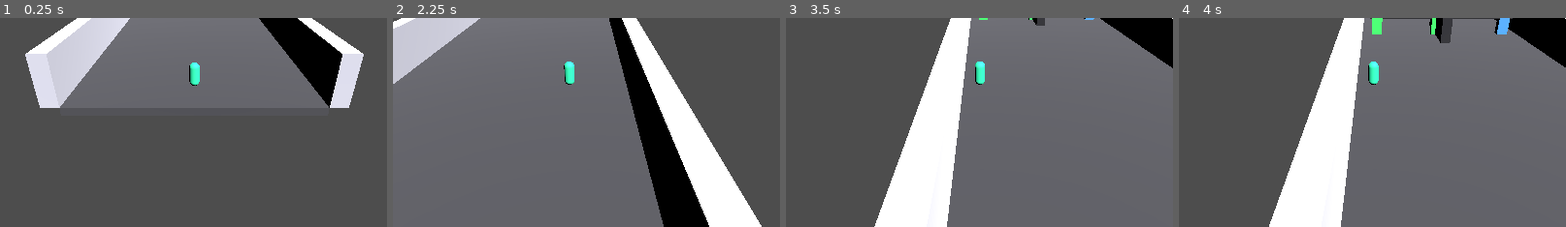
Above: before the commit, frames 1-4 (left to right).
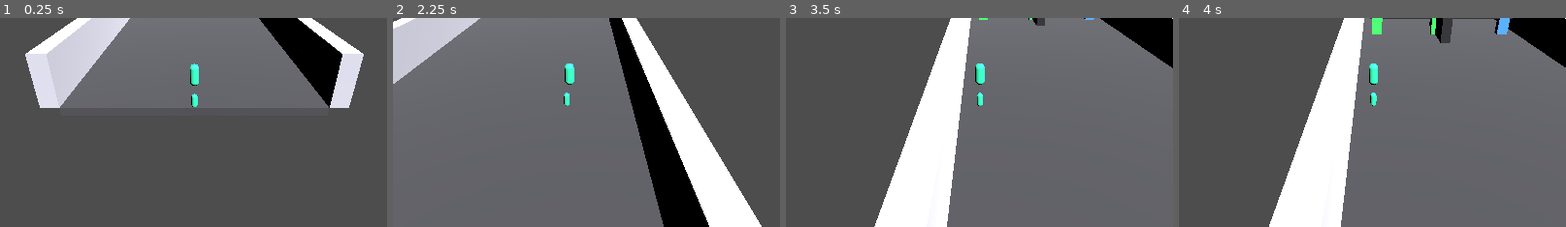
Above: after the commit, the same moments.

Repository: RayCoolsen/dude-gate-mutiplicator-and-other-operations-wars-the-game-walk-simulator-official-genau
Game: Godot game, scene res://scenes/main.tscn
The game is run twice, just before and just after one commit, with the same random seed, the same clock (stepped at 60 frames per second) and the same inputs.
Inputs:
- Up to frame 1 (0.25 s): no input
- Up to frame 2 (2.25 s): hold Right (ui_right) 0.53-2.03 s; hold Left (ui_left) from 2.03 s (still down)
- Up to frame 3 (3.5 s): keep holding Left (ui_left)
- Up to frame 4 (4 s): keep holding Left (ui_left)
The pictures show only the part of the screen within x 25-75%, y 35-85%; the shares and areas given below are measured in that part.

The runs differ from the first frame. In frame 1, 0.2% of the frame differs, in the area x 48-52%, y 21-43%; in frame 2, 0.1%; in frame 3, 0.1%; in frame 4, 0.2%.

Commit message:
Add crowd followers and revamp player visuals
Introduce a CrowdDude scene and attach a CrowdRoot node to the player scene. Refactor player.gd to preload the crowd dude PackedScene and replace the old evolution visuals with a new _update_visuals system: main scale/color are computed from the highest set bit and additional followers are spawned for other set bits (binary decomposition). Add configurable crowd layout and scaling parameters, new scale formula, material application helper, and crowd management helpers (_rebuild_crowd, _clear_crowd, _get_set_bit_values, etc.). Also hide the main mesh when count <= 0 and emit count_changed after updates.

Diff:
--- /dev/null
+++ b/scenes/crowd_dude.tscn
@@ -0,0 +1,16 @@
+[gd_scene load_steps=3 format=3]
+
+[sub_resource type="CapsuleMesh" id="CapsuleMesh_crowd"]
+radius = 0.4
+mid_height = 1.2
+
+[sub_resource type="StandardMaterial3D" id="StandardMaterial3D_crowd"]
+albedo_color = Color(1, 1, 1, 1)
+roughness = 0.8
+
+[node name="CrowdDude" type="Node3D"]
+
+[node name="MeshInstance3D" type="MeshInstance3D" parent="."]
+position = Vector3(0, 1, 0)
+mesh = SubResource("CapsuleMesh_crowd")
+material_override = SubResource("StandardMaterial3D_crowd")
--- a/scenes/player.tscn
+++ b/scenes/player.tscn
@@ -21,6 +21,8 @@
 position = Vector3(0, 1, 0)
 shape = SubResource("CapsuleShape3D_player")
 
+[node name="CrowdRoot" type="Node3D" parent="."]
+
 [node name="MeshInstance3D" type="MeshInstance3D" parent="."]
 position = Vector3(0, 1, 0)
 mesh = SubResource("CapsuleMesh_player")
--- a/scripts/player.gd
+++ b/scripts/player.gd
@@ -1,17 +1,25 @@
 extends CharacterBody3D
 
 signal count_changed(new_count: int)
+
+const CROWD_DUDE_SCENE: PackedScene = preload("res://scenes/crowd_dude.tscn")
 
 @export var forward_speed: float = 10.0
 @export var side_speed: float = 12.0
 @export var side_limit: float = 6.0
 @export var count: int = 5
 
-@export var base_visual_scale: float = 0.55
-@export var scale_multiplier_per_stage: float = 1.16
+@export var base_visual_scale: float = 0.38
+@export var scale_growth_strength: float = 0.42
+
+@export var crowd_columns: int = 3
+@export var crowd_x_spacing: float = 1.5
+@export var crowd_z_spacing: float = 1.8
+@export var crowd_start_z: float = 2.4
 
 @onready var mesh_instance: MeshInstance3D = $MeshInstance3D
 @onready var collision_shape: CollisionShape3D = $CollisionShape3D
+@onready var crowd_root: Node3D = $CrowdRoot
 
 var current_stage: int = -1
 var current_color: Color = Color.WHITE
@@ -19,7 +27,7 @@
 func _ready() -> void:
 	randomize()
 	collision_shape.shape = collision_shape.shape.duplicate()
-	_update_evolution_visuals()
+	_update_visuals()
 
 func _physics_process(delta: float) -> void:
 	var input_dir: float = Input.get_axis("ui_left", "ui_right")
@@ -49,32 +57,32 @@
 				count = int(count / value)
 
 	count = max(count, 0)
-	_update_evolution_visuals()
+	_update_visuals()
 	count_changed.emit(count)
 	print("Neuer Count:", count)
 
-func _update_evolution_visuals() -> void:
-	var new_stage: int = _get_stage_from_count(count)
+func _update_visuals() -> void:
+	if count <= 0:
+		mesh_instance.visible = false
+		_clear_crowd()
+		return
+
+	mesh_instance.visible = true
+
+	var main_bit_value: int = _get_highest_bit_value(count)
+	var new_stage: int = _get_stage_from_bit_value(main_bit_value)
 
 	if new_stage != current_stage:
 		current_stage = new_stage
 		current_color = _generate_random_color()
 
-	var scale_value: float = _get_scale_for_stage(current_stage)
-	_apply_scale(scale_value)
-	_apply_color(current_color)
-
-func _get_stage_from_count(value: int) -> int:
-	var safe_value: int = value
-	if safe_value < 1:
-		safe_value = 1
-
-	return int(floor(log(float(safe_value)) / log(2.0)))
-
-func _get_scale_for_stage(stage: int) -> float:
-	return base_visual_scale * pow(scale_multiplier_per_stage, stage)
-
-func _apply_scale(scale_value: float) -> void:
+	var main_scale: float = _get_scale_for_stage(current_stage)
+	_apply_main_scale(main_scale)
+	_apply_material_to_mesh(mesh_instance, current_color)
+
+	_rebuild_crowd(main_bit_value)
+
+func _apply_main_scale(scale_value: float) -> void:
 	mesh_instance.scale = Vector3.ONE * scale_value
 	mesh_instance.position = Vector3(0, scale_value, 0)
 
@@ -85,11 +93,112 @@
 
 	collision_shape.position = Vector3(0, scale_value, 0)
 
-func _apply_color(color: Color) -> void:
+func _rebuild_crowd(main_bit_value: int) -> void:
+	_clear_crowd()
+
+	var bit_values: Array[int] = _get_set_bit_values(count)
+	var follower_values: Array[int] = []
+
+	var main_removed: bool = false
+
+	for bit_index in range(bit_values.size()):
+		var bit_value: int = bit_values[bit_index]
+
+		if bit_value == main_bit_value and not main_removed:
+			main_removed = true
+		else:
+			follower_values.append(bit_value)
+
+	for follower_index in range(follower_values.size()):
+		var follower_bit_value: int = follower_values[follower_index]
+		var follower_stage: int = _get_stage_from_bit_value(follower_bit_value)
+		var follower_scale: float = _get_scale_for_stage(follower_stage)
+
+		var crowd_dude: Node3D = CROWD_DUDE_SCENE.instantiate() as Node3D
+		crowd_root.add_child(crowd_dude)
+
+		crowd_dude.position = _get_crowd_slot_position(follower_index, follower_values.size())
+		crowd_dude.scale = Vector3.ONE * follower_scale
+
+		var follower_mesh: MeshInstance3D = crowd_dude.get_node("MeshInstance3D") as MeshInstance3D
+		if follower_mesh != null:
+			_apply_material_to_mesh(follower_mesh, current_color)
+
+
+func _get_crowd_slot_position(index: int, total: int) -> Vector3:
+	var columns: int = crowd_columns
+	if columns < 1:
+		columns = 1
+
+	var row: int = index / columns
+	var column_index: int = index % columns
+
+	var remaining: int = total - row * columns
+	var items_in_row: int = columns
+	if remaining < columns:
+		items_in_row = remaining
+
+	var row_center: float = (float(items_in_row) - 1.0) * 0.5
+	var x: float = (float(column_index) - row_center) * crowd_x_spacing
+	var z: float = crowd_start_z + float(row) * crowd_z_spacing
+
+	return Vector3(x, 0, z)
+
+func _clear_crowd() -> void:
+	var child_index: int = crowd_root.get_child_count() - 1
+	while child_index >= 0:
+		var child: Node = crowd_root.get_child(child_index)
+		child.queue_free()
+		child_index -= 1
+
+func _get_set_bit_values(value: int) -> Array[int]:
+	var result: Array[int] = []
+
+	if value <= 0:
+		return result
+
+	var working_value: int = value
+	var bit_value: int = 1
+
+	while working_value > 0:
+		if (working_value & 1) == 1:
+			result.push_front(bit_value)
+
+		working_value = working_value >> 1
+		bit_value = bit_value << 1
+
+	return result
+
+func _get_highest_bit_value(value: int) -> int:
+	if value <= 1:
+		return 1
+
+	var bit_value: int = 1
+	while (bit_value << 1) <= value:
+		bit_value = bit_value << 1
+
+	return bit_value
+
+func _get_stage_from_bit_value(bit_value: int) -> int:
+	var safe_value: int = bit_value
+	if safe_value < 1:
+		safe_value = 1
+
+	var stage: int = 0
+	while safe_value > 1:
+		safe_value = safe_value >> 1
+		stage += 1
+
+	return stage
+
+func _get_scale_for_stage(stage: int) -> float:
+	return base_visual_scale + scale_growth_strength * (sqrt(float(stage) + 1.0) - 1.0)
+
+func _apply_material_to_mesh(target_mesh: MeshInstance3D, color: Color) -> void:
 	var material: StandardMaterial3D = StandardMaterial3D.new()
 	material.albedo_color = color
 	material.roughness = 0.8
-	mesh_instance.material_override = material
+	target_mesh.material_override = material
 
 func _generate_random_color() -> Color:
 	var hue: float = randf()
